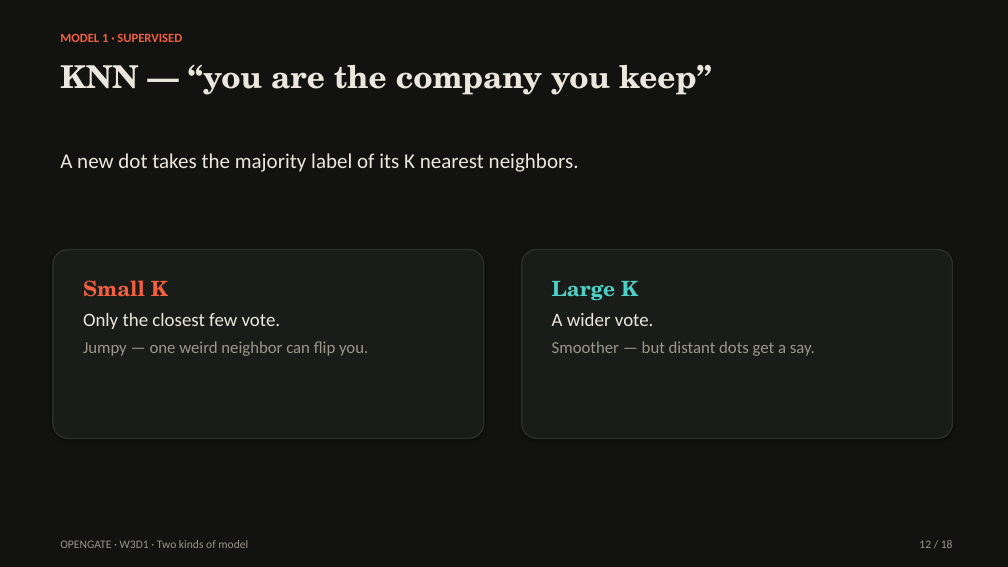
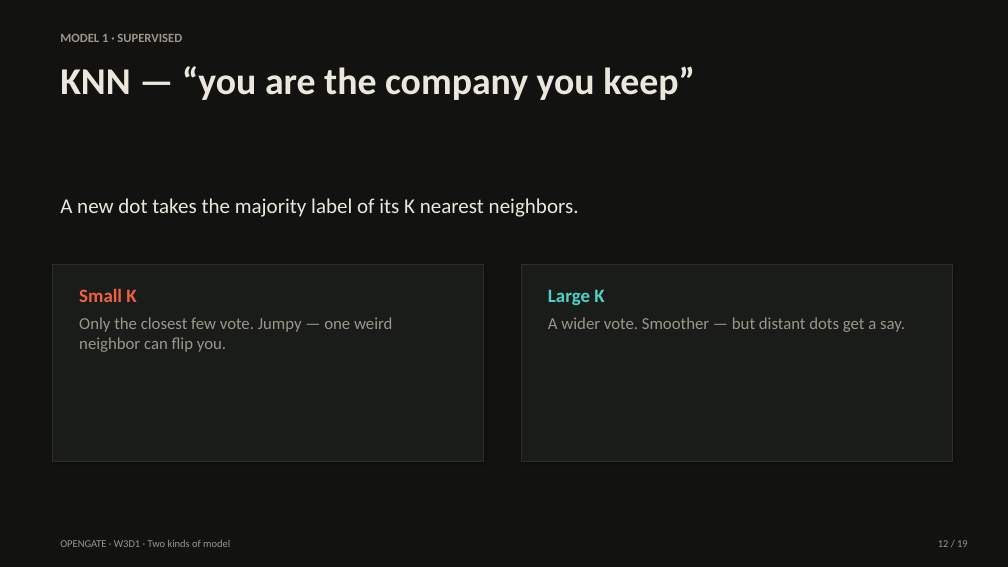
Before and after one commit to lemoon01110/chroma-kmeans-color-lab, a slide deck: slide 12 of opengate-assets/Opengate-W3D1-Two-Kinds-of-Model.pptx. Drawn at 1008x567 pixels with LibreOffice and Linux fonts; fonts in the diff are those of the drawing. Boxes give left, top, right and bottom in pixels: in the first picture for what was removed or moved away, otherwise in the second. Text is boxed around its words. In the diff, an @@ line names an element or a change of style, - is before the commit and + after.

```diff
--- a/opengate-assets/Opengate-W3D1-Two-Kinds-of-Model.pptx
+++ b/opengate-assets/Opengate-W3D1-Two-Kinds-of-Model.pptx
@@ text "MODEL 1 · SUPERVISED" at [60,34,182,42]: text colour #F2603F to #9C968A; more space between paragraphs @@
@@ text "KNN — “you are the ..." at [60,66,695,100]: size 30 to 36 pt, font TeX Gyre Schola to Calibri; more space between paragraphs @@
@@ text "A new dot takes the ...": place and size @@
-text "A new dot takes the ..." at [60,153,579,172]
+text "A new dot takes the ..." at [60,198,579,217]
@@ rectangle: place and size @@
-rectangle at [53,250,484,439]
+rectangle at [53,265,484,461]
@@ rectangle at [53,265,484,461]: rounded rectangle to rectangle; outline #2C2F2B 1.25 pt to #2C2F2B 1 pt @@
@@ rounded rectangle removed at [522,250,953,439] @@
@@ rectangle added at [522,265,953,461], fill #1A1C19, outline #2C2F2B 1 pt @@
@@ text "Small K": place and size @@
-text "Small K" at [83,280,368,356]
+text "Small K" at [79,288,392,352]
@@ text at [79,288,136,302]: size 20 to 18 pt, font TeX Gyre Schola to Calibri in "Small K" @@
@@ text "Large K": place and size @@
-text "Large K" at [552,281,815,356]
+text "Large K" at [548,289,905,332]
@@ text at [548,289,604,305]: size 20 to 18 pt, font TeX Gyre Schola to Calibri in "Large K" @@
@@ text at [79,317,392,352]: text changed @@
-Only the closest few vote.
-Jumpy — one weird neighbor can flip you.
+Only the closest few vote. Jumpy — one weird neighbor can flip you.
@@ text at [548,317,905,332]: text changed @@
-A wider vote.
-Smoother — but distant dots get a say.
+A wider vote. Smoother — but distant dots get a say.
@@ text "OPENGATE · W3D1 · Two ..." at [60,540,230,547]: size 11 to 10 pt; more space between paragraphs @@
@@ text at [938,540,968,547]: text changed; size 11 to 10 pt @@
-12 / 18
+12 / 19
```
Also in this commit, not shown: 18 other slides changed, 1 other file.
